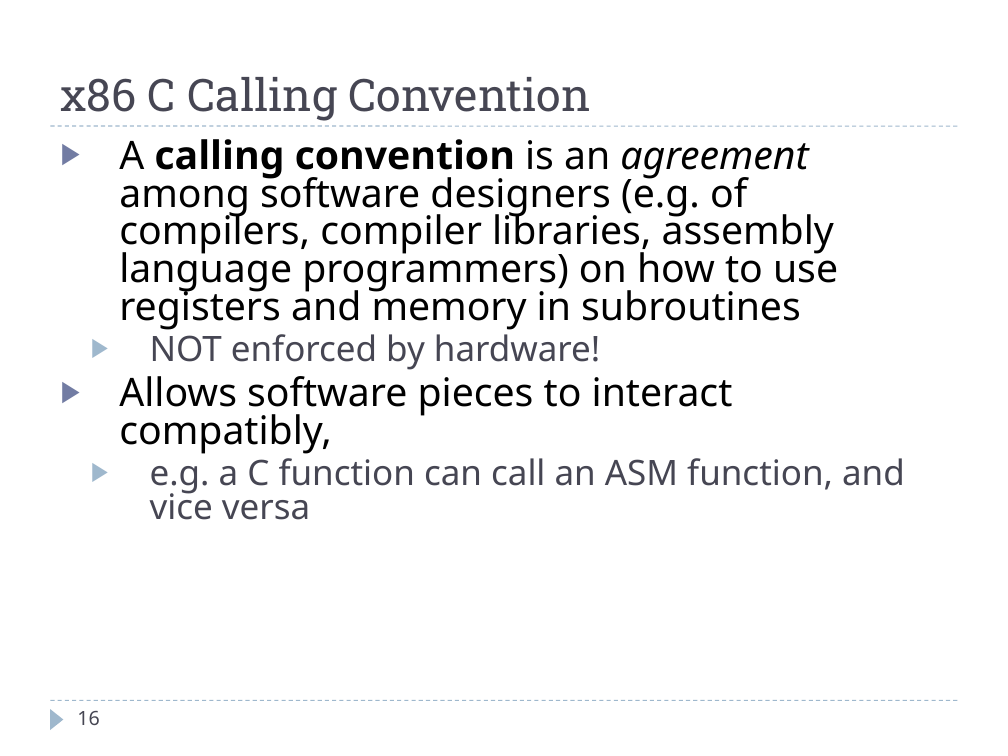
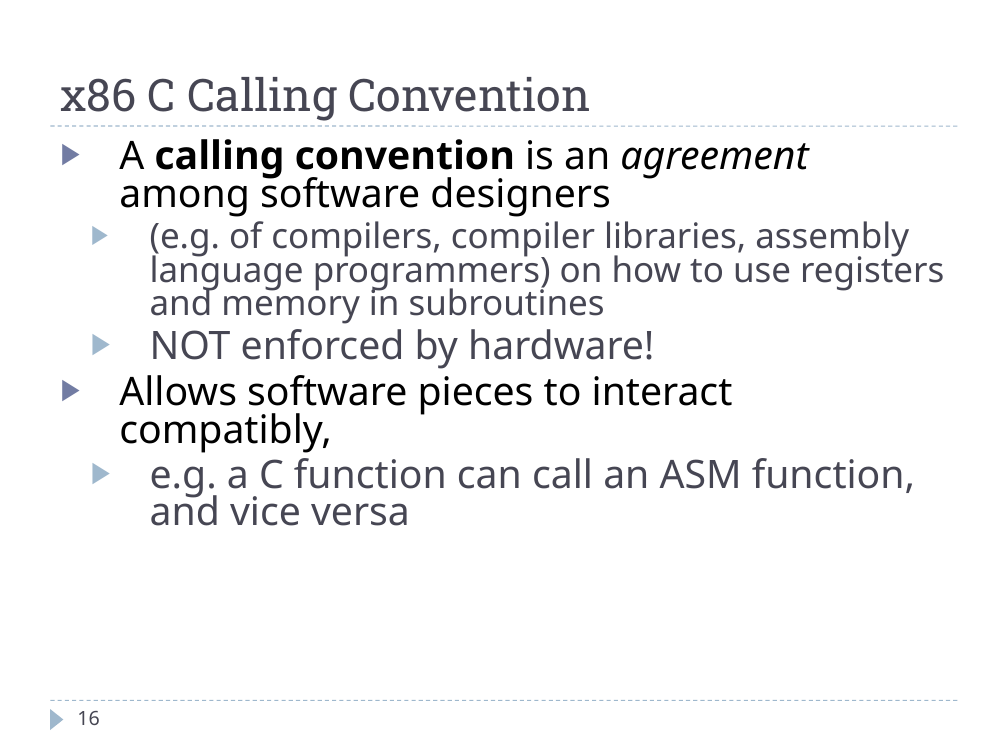
Before and after one commit to harrisonwl/harrisonwl.github.io, a slide deck: slide 16 of assets/courses/malware/spring2017/slides/week02/x86.pptx. Drawn at 1008x756 pixels with LibreOffice and Linux fonts; fonts in the diff are those of the drawing. Boxes give left, top, right and bottom in pixels: in the first picture for what was removed or moved away, otherwise in the second. Text is boxed around its words. In the diff, an @@ line names an element or a change of style, - is before the commit and + after.

```diff
--- a/assets/courses/malware/spring2017/slides/week02/x86.pptx
+++ b/assets/courses/malware/spring2017/slides/week02/x86.pptx
@@ text at (119,139,944,324): text changed; size 28 to 25 pt; text colour #000000 to #464653 @@
-▶ A calling convention is an agreement among software designers (e.g. of compilers, compiler libraries, assembly language programmers) on how to use registers and memory in subroutines
+▶ A calling convention is an agreement among software designers
+  ▶ (e.g. of compilers, compiler libraries, assembly language programmers) on how to use registers and memory in subroutines
@@ text at (150,323,915,526): size 25 to 28 pt in "NOT enforced by hardware!", "e.g. a C function can call an ..." @@
```
Also in this commit, not shown: 6 other slides changed, 12 other files.
